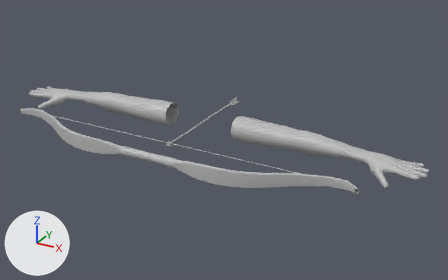
A saved change to the FBX model Assets/Models/FirstPerson/FirstPerson.fbx.
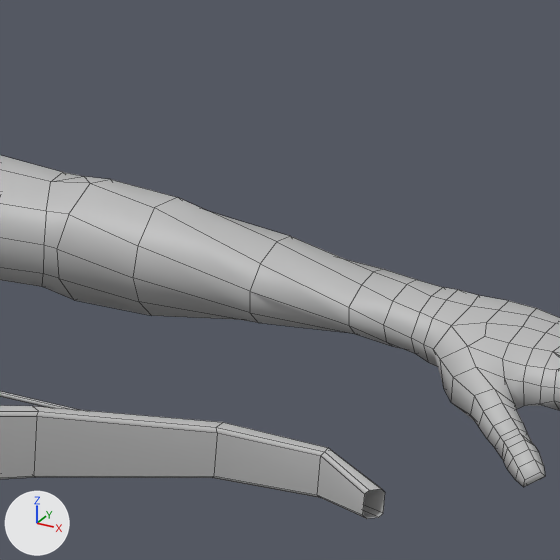
Each version is shown whole from a 50 mm lens placed at (1.713, -2.878, 1.345), pointed at (0.153, -0.042, -0.074), then close up on the part from 64% to 87% of the width and 35% to 72% of the height. Every picture has the same lights, and +X, +Y and +Z are marked at lower left. The close-ups show mesh edges as thin lines. Where no turn or scale is listed for an object, it has been applied to the vertices.

Names of what the first close-up shows: 'Arms_GEO', 'Bow_GEO'.
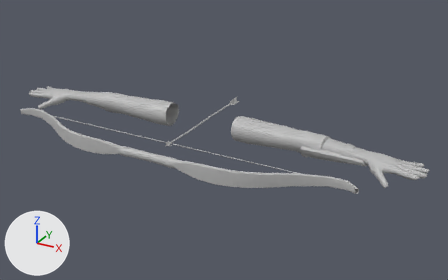
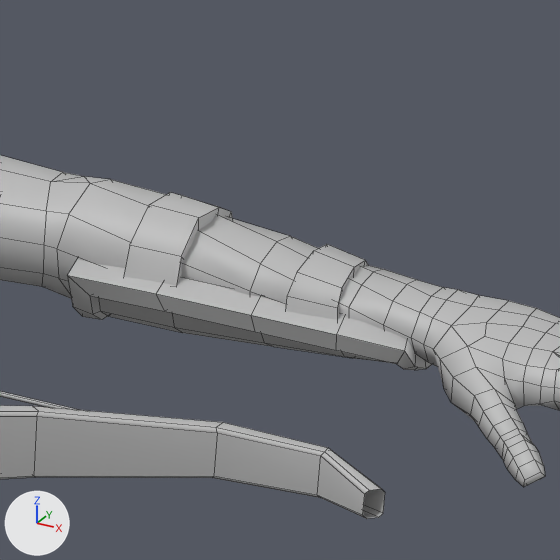
Pixel boxes (x1, y1, x2, y2) of what changed, in the close-ups (560 x 560 px):
```json
{"object": "Plate_GEO", "change": "added", "after": [67, 259, 432, 370]}
{"object": "Straps_GEO", "change": "added", "after": [124, 192, 369, 320]}
```

Edits to the scene script, one JSON object a line:
```json
{"op": "add", "block": "me_mesh_001_1", "code": ["me_mesh_001_1 = bpy.data.meshes.new('Mesh.001')", "me_mesh_001_1.from_pydata(...)  # 84 vertices, 74 faces; spans x 0.625..0.98, y -0.092..0.081, z -0.08..0.006", "me_mesh_001_1.materials.append(mat_lambert1)  # grey #bcbcbc"]}
{"op": "add", "block": "me_mesh_1", "code": ["me_mesh_1 = bpy.data.meshes.new('Mesh')", "me_mesh_1.from_pydata(...)  # 56 vertices, 36 faces; spans x 0.686..0.9, y -0.078..0.067, z -0.023..0.063", "me_mesh_1.materials.append(mat_lambert1)  # grey #bcbcbc"]}
{"op": "add", "block": "ob_plate_geo", "code": ["ob_plate_geo = bpy.data.objects.new('Plate_GEO', me_mesh_001_1)", "ob_plate_geo.location = (0.0, 0.0, 0.0)"]}
{"op": "add", "block": "ob_straps_geo", "code": ["ob_straps_geo = bpy.data.objects.new('Straps_GEO', me_mesh_1)", "ob_straps_geo.location = (0.0, 0.0, 0.0)"]}
```
